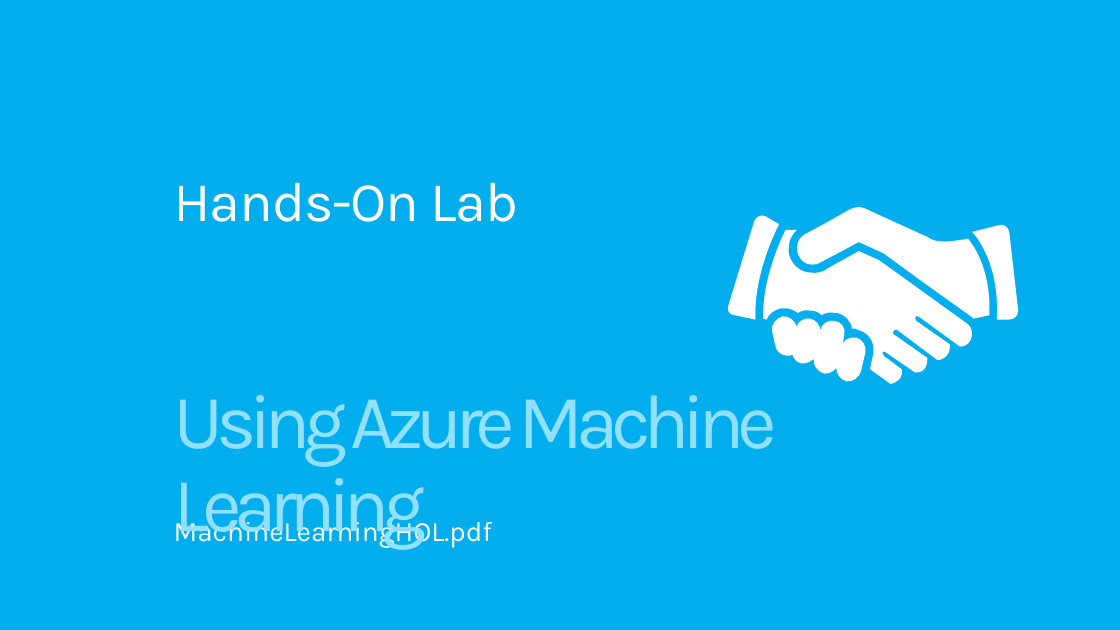
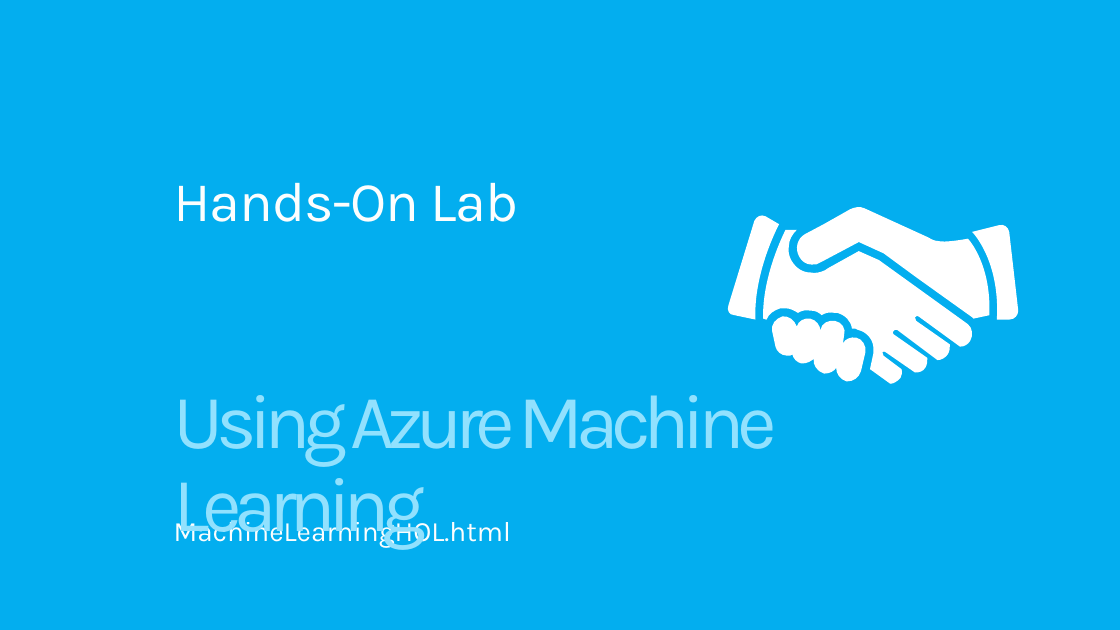
Before and after one commit to MSRConnections/Azure-training-course, a slide deck: slide 9 of Content/Machine Learning/Machine Learning.pptx. Drawn at 1120x630 pixels with LibreOffice and Linux fonts; fonts in the diff are those of the drawing. Boxes give left, top, right and bottom in pixels: in the first picture for what was removed or moved away, otherwise in the second. Text is boxed around its words. In the diff, an @@ line names an element or a change of style, - is before the commit and + after.

```diff
--- a/Content/Machine Learning/Machine Learning.pptx
+++ b/Content/Machine Learning/Machine Learning.pptx
@@ subtitle at (174,516,511,548): text changed @@
-MachineLearningHOL.pdf
+MachineLearningHOL.html
```
Also in this commit, not shown: 4 other slides changed, 3 slides added, 3 slides removed, 30 other files.
